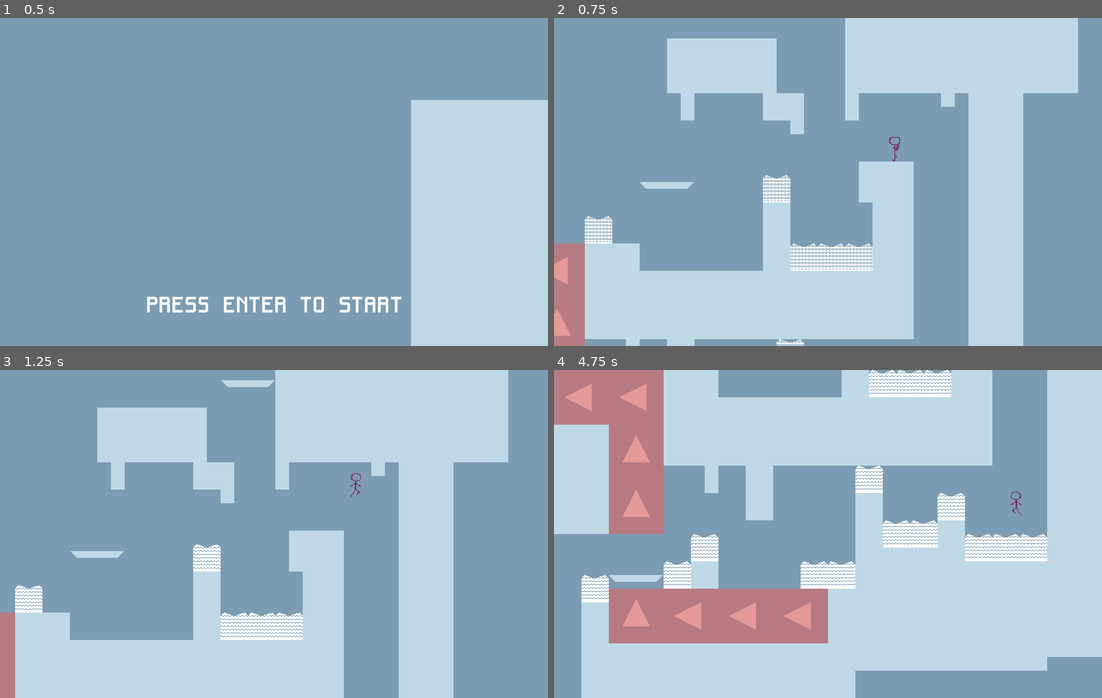
Above: before the commit, frames 1-4 (two rows, left to right).
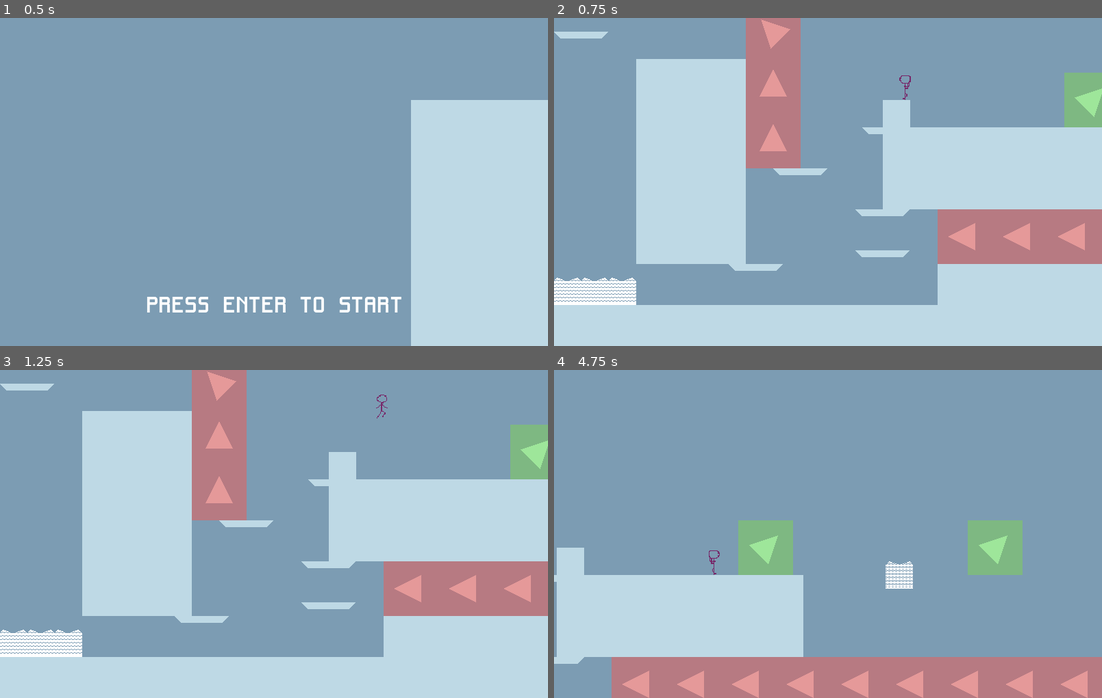
Above: after the commit, the same moments.

Repository: Tab-e-n/heaven-fall
Game: Godot game, scene res://Levels/slip.tscn
The game is run twice, just before and just after one commit, with the same random seed, the same clock (stepped at 60 frames per second) and the same inputs. This scene is started directly instead of the project's main scene.
Inputs:
- Up to frame 1 (0.5 s): no input
- Up to frame 2 (0.75 s): tap Enter (reset) at 0.5 s; hold Right (right) from 0.53 s (still down); tap Backspace (snap_camera) at 0.6 s
- Up to frame 3 (1.25 s): keep holding Right (right); tap Space (jump) at 0.77 s
- Up to frame 4 (4.75 s): tap Ctrl (sprint) at 1.35, 2.85, 4.35 s; tap Space (jump) at 1.52, 3.02, 3.77, 4.52 s; release Right (right) at 2.03 s; hold Left (left) 2.03-2.78 s; tap Backspace (snap_camera) at 2.1, 3.6 s; hold Right (right) 2.78-4.28 s; hold Left (left) from 4.28 s (still down)

Frame 1 is identical in both runs. In frame 2, 60% of the frame differs, in the area x 0-100%, y 0-100%; in frame 3, 57%; in frame 4, 76%.

Commit message:
Readding a section

Diff:
--- a/Levels/slip.tscn
+++ b/Levels/slip.tscn
@@ -137,13 +137,23 @@
 
 [node name="CameraPoint18" type="Polygon2D" parent="Camera"]
 z_index = -100
-position = Vector2(4544, 1664)
-scale = Vector2(384, 512)
-color = Color(0.9, 0.5, 0.9, 0.25)
-polygon = PackedVector2Array(1, 1, 1, -1, -1, -1, -1, 1)
-script = ExtResource("2_wydli")
-locked_position = true
-snap_bounds = Vector2(384, 512)
+position = Vector2(4512, 1664)
+scale = Vector2(352, 448)
+color = Color(0.9, 0.5, 0.9, 0.25)
+polygon = PackedVector2Array(1, 1, 1, -1, -1, -1, -1, 1)
+script = ExtResource("2_wydli")
+locked_position = true
+snap_bounds = Vector2(352, 448)
+
+[node name="CameraPoint20" type="Polygon2D" parent="Camera"]
+z_index = -100
+position = Vector2(5152, 1856)
+scale = Vector2(320, 480)
+color = Color(0.9, 0.5, 0.9, 0.25)
+polygon = PackedVector2Array(1, 1, 1, -1, -1, -1, -1, 1)
+script = ExtResource("2_wydli")
+locked_position = true
+snap_bounds = Vector2(320, 480)
 
 [node name="CameraPoint13" type="Polygon2D" parent="Camera"]
 z_index = -100
@@ -157,7 +167,7 @@
 
 [node name="CameraPoint5" type="Polygon2D" parent="Camera"]
 z_index = -100
-position = Vector2(6320, -248)
+position = Vector2(6272, 2336)
 scale = Vector2(256, 448)
 color = Color(0.9, 0.5, 0.9, 0.25)
 polygon = PackedVector2Array(1, 1, 1, -1, -1, -1, -1, 1)
@@ -166,9 +176,19 @@
 snap_bounds = Vector2(256, 448)
 priority = 50
 
+[node name="CameraPoint6" type="Polygon2D" parent="Camera"]
+z_index = -100
+position = Vector2(5744, 2272)
+scale = Vector2(274, 384)
+color = Color(0.9, 0.5, 0.9, 0.25)
+polygon = PackedVector2Array(1, 1, 1, -1, -1, -1, -1, 1)
+script = ExtResource("2_wydli")
+locked_position = true
+snap_bounds = Vector2(274, 384)
+
 [node name="CameraPoint9" type="Polygon2D" parent="Camera"]
 z_index = -100
-position = Vector2(7344, -568)
+position = Vector2(7296, 2016)
 scale = Vector2(768, 384)
 color = Color(0.9, 0.5, 0.9, 0.25)
 polygon = PackedVector2Array(1, 1, 1, -1, -1, -1, -1, 1)
@@ -177,7 +197,7 @@
 
 [node name="CameraPoint10" type="Polygon2D" parent="Camera"]
 z_index = -100
-position = Vector2(7344, -120)
+position = Vector2(7296, 2464)
 scale = Vector2(768, 64)
 color = Color(0.9, 0.5, 0.9, 0.25)
 polygon = PackedVector2Array(1, 1, 1, -1, -1, -1, -1, 1)
@@ -192,6 +212,14 @@
 
 [node name="EditorTempPos2" parent="Player" instance=ExtResource("4_tupq8")]
 position = Vector2(3520, 416)
+enabled = false
+
+[node name="EditorTempPos3" parent="Player" instance=ExtResource("4_tupq8")]
+position = Vector2(4112, 1288)
+enabled = false
+
+[node name="EditorTempPos4" parent="Player" instance=ExtResource("4_tupq8")]
+position = Vector2(6432, 2144)
 
 [node name="ground" type="Node2D" parent="."]
 modulate = Color(0.745098, 0.85098, 0.898039, 1)
@@ -221,19 +249,19 @@
 scale = Vector2(1, 3)
 
 [node name="Ground9" parent="ground" instance=ExtResource("4_jbnkd")]
-position = Vector2(6000, -296)
+position = Vector2(5952, 2288)
 scale = Vector2(1, 1.875)
 
 [node name="Ground28" parent="ground" instance=ExtResource("4_jbnkd")]
-position = Vector2(8176, -440)
+position = Vector2(8128, 2144)
 scale = Vector2(0.5, 3)
 
 [node name="Ground25" parent="ground" instance=ExtResource("4_jbnkd")]
-position = Vector2(7152, 72)
+position = Vector2(7104, 2656)
 scale = Vector2(4.5, 1)
 
 [node name="Ground27" parent="ground" instance=ExtResource("4_jbnkd")]
-position = Vector2(8048, 72)
+position = Vector2(8000, 2656)
 scale = Vector2(1.5, 1)
 
 [node name="Ground8" parent="ground" instance=ExtResource("4_jbnkd")]
@@ -245,8 +273,8 @@
 scale = Vector2(0.75, 0.25)
 
 [node name="Ground12" parent="ground" instance=ExtResource("4_jbnkd")]
-position = Vector2(6320, 168)
-scale = Vector2(2, 1)
+position = Vector2(5984, 2752)
+scale = Vector2(4.25, 1)
 
 [node name="Ground34" parent="ground" instance=ExtResource("4_jbnkd")]
 position = Vector2(2880, 640)
@@ -264,6 +292,10 @@
 position = Vector2(3104, 1584)
 scale = Vector2(0.25, 0.625)
 
+[node name="Ground81" parent="ground" instance=ExtResource("4_jbnkd")]
+position = Vector2(2336, 1600)
+scale = Vector2(0.25, 0.625)
+
 [node name="Ground69" parent="ground" instance=ExtResource("4_jbnkd")]
 position = Vector2(3200, 1632)
 scale = Vector2(0.5, 0.25)
@@ -292,9 +324,25 @@
 position = Vector2(4800, 2016)
 scale = Vector2(1, 0.75)
 
+[node name="Ground79" parent="ground" instance=ExtResource("4_jbnkd")]
+position = Vector2(5504, 2336)
+scale = Vector2(0.5, 2.25)
+
+[node name="Ground77" parent="ground" instance=ExtResource("4_jbnkd")]
+position = Vector2(4992, 2336)
+scale = Vector2(3.5, 0.75)
+
+[node name="Ground76" parent="ground" instance=ExtResource("4_jbnkd")]
+position = Vector2(5088, 1952)
+scale = Vector2(0.25, 1.25)
+
+[node name="Ground78" parent="ground" instance=ExtResource("4_jbnkd")]
+position = Vector2(5216, 1952)
+scale = Vector2(0.25, 1.25)
+
 [node name="Ground70" parent="ground" instance=ExtResource("4_jbnkd")]
-position = Vector2(4768, 1536)
-scale = Vector2(1, 1.5)
+position = Vector2(5024, 1536)
+scale = Vector2(3, 1.5)
 
 [node name="Ground68" parent="ground" instance=ExtResource("4_jbnkd")]
 position = Vector2(4032, 1568)
@@ -356,6 +404,10 @@
 position = Vector2(3056, 288)
 scale = Vector2(0.125, 0.25)
 
+[node name="Ground80" parent="ground" instance=ExtResource("4_jbnkd")]
+position = Vector2(4784, 1760)
+scale = Vector2(0.125, 0.25)
+
 [node name="Ground58" parent="ground" instance=ExtResource("4_jbnkd")]
 position = Vector2(2928, 864)
 scale = Vector2(0.125, 0.25)
@@ -405,8 +457,8 @@
 scale = Vector2(5, 3)
 
 [node name="Ground72" parent="ground" instance=ExtResource("4_jbnkd")]
-position = Vector2(4224, 2192)
-scale = Vector2(4.5, 0.625)
+position = Vector2(4096, 2272)
+scale = Vector2(3.5, 1.25)
 
 [node name="Ground66" parent="ground" instance=ExtResource("4_jbnkd")]
 position = Vector2(4032, 1824)
@@ -421,11 +473,11 @@
 scale = Vector2(0.25, 0.25)
 
 [node name="Ground15" parent="ground" instance=ExtResource("4_jbnkd")]
-position = Vector2(6480, -312)
+position = Vector2(6432, 2272)
 scale = Vector2(0.25, 1)
 
 [node name="Ground26" parent="ground" instance=ExtResource("4_jbnkd")]
-position = Vector2(6768, -280)
+position = Vector2(6720, 2304)
 scale = Vector2(2, 0.75)
 
 [node name="Ground4" parent="ground" instance=ExtResource("4_jbnkd")]
@@ -478,22 +530,22 @@
 position = Vector2(3360, 72)
 
 [node name="platform8" parent="ground" instance=ExtResource("5_0odl0")]
-position = Vector2(6152, -48)
+position = Vector2(6104, 2536)
 
 [node name="platform9" parent="ground" instance=ExtResource("5_0odl0")]
-position = Vector2(6448, -80)
+position = Vector2(6400, 2504)
 
 [node name="platform10" parent="ground" instance=ExtResource("5_0odl0")]
-position = Vector2(6448, -176)
+position = Vector2(6400, 2408)
 
 [node name="platform12" parent="ground" instance=ExtResource("5_0odl0")]
-position = Vector2(6464, -368)
+position = Vector2(6416, 2216)
 
 [node name="platform11" parent="ground" instance=ExtResource("5_0odl0")]
-position = Vector2(6256, -272)
-
-[node name="platform25" parent="ground" instance=ExtResource("5_0odl0")]
-position = Vector2(7280, -336)
+position = Vector2(6208, 2312)
+
+[node name="platform22" parent="ground" instance=ExtResource("5_0odl0")]
+position = Vector2(5696, 1992)
 
 [node name="platform2" parent="ground" instance=ExtResource("5_0odl0")]
 position = Vector2(352, 72)
@@ -536,6 +588,30 @@
 position = Vector2(4608, 2048)
 direction = Vector2(-1, 0)
 
+[node name="VacuumTrail68" parent="interactables" instance=ExtResource("7_wxafs")]
+position = Vector2(4992, 2176)
+direction = Vector2(-1, 0)
+
+[node name="VacuumTrail72" parent="interactables" instance=ExtResource("7_wxafs")]
+position = Vector2(5120, 2176)
+direction = Vector2(-1, 0)
+
+[node name="VacuumTrail73" parent="interactables" instance=ExtResource("7_wxafs")]
+position = Vector2(5248, 2176)
+direction = Vector2(-1, 0)
+
+[node name="VacuumTrail74" parent="interactables" instance=ExtResource("7_wxafs")]
+position = Vector2(5376, 2176)
+direction = Vector2(-1, 0)
+
+[node name="VacuumTrail69" parent="interactables" instance=ExtResource("7_wxafs")]
+position = Vector2(4864, 2176)
+direction = Vector2(-1, 0)
+
+[node name="VacuumTrail70" parent="interactables" instance=ExtResource("7_wxafs")]
+position = Vector2(4736, 2176)
+direction = Vector2(-1, 0)
+
 [node name="VacuumTrail62" parent="interactables" instance=ExtResource("7_wxafs")]
 position = Vector2(4480, 2048)
 direction = Vector2(-1, 0)
@@ -577,51 +653,51 @@
 direction = Vector2(-1, 0)
 
 [node name="VacuumTrail14" parent="interactables" instance=ExtResource("7_wxafs")]
-position = Vector2(6192, -600)
-direction = Vector2(-1, 0)
+position = Vector2(6144, 1984)
+direction = Vector2(-1, -1)
 
 [node name="VacuumTrail34" parent="interactables" instance=ExtResource("7_wxafs")]
-position = Vector2(6640, -120)
+position = Vector2(6592, 2464)
 direction = Vector2(-1, 0)
 
 [node name="VacuumTrail35" parent="interactables" instance=ExtResource("7_wxafs")]
-position = Vector2(6768, -120)
+position = Vector2(6720, 2464)
 direction = Vector2(-1, 0)
 
 [node name="VacuumTrail36" parent="interactables" instance=ExtResource("7_wxafs")]
-position = Vector2(6896, -120)
+position = Vector2(6848, 2464)
 direction = Vector2(-1, 0)
 
 [node name="VacuumTrail37" parent="interactables" instance=ExtResource("7_wxafs")]
-position = Vector2(7024, -120)
+position = Vector2(6976, 2464)
 direction = Vector2(-1, 0)
 
 [node name="VacuumTrail38" parent="interactables" instance=ExtResource("7_wxafs")]
-position = Vector2(7152, -120)
+position = Vector2(7104, 2464)
 direction = Vector2(-1, 0)
 
 [node name="VacuumTrail39" parent="interactables" instance=ExtResource("7_wxafs")]
-position = Vector2(7280, -120)
+position = Vector2(7232, 2464)
 direction = Vector2(-1, 0)
 
 [node name="VacuumTrail40" parent="interactables" instance=ExtResource("7_wxafs")]
-position = Vector2(7408, -120)
+position = Vector2(7360, 2464)
 direction = Vector2(-1, 0)
 
 [node name="VacuumTrail41" parent="interactables" instance=ExtResource("7_wxafs")]
-position = Vector2(7536, -120)
+position = Vector2(7488, 2464)
 direction = Vector2(-1, 0)
 
 [node name="VacuumTrail42" parent="interactables" instance=ExtResource("7_wxafs")]
-position = Vector2(7664, -120)
+position = Vector2(7616, 2464)
 direction = Vector2(-1, 0)
 
 [node name="VacuumTrail44" parent="interactables" instance=ExtResource("7_wxafs")]
-position = Vector2(7920, -120)
+position = Vector2(7872, 2464)
 direction = Vector2(-1, 0)
 
 [node name="VacuumTrail45" parent="interactables" instance=ExtResource("7_wxafs")]
-position = Vector2(8048, -120)
+position = Vector2(8000, 2464)
 direction = Vector2(-1, 0)
 
 [node name="VacuumTrail2" parent="interactables" instance=ExtResource("7_wxafs")]
@@ -664,6 +740,10 @@
 position = Vector2(3712, 2048)
 direction = Vector2(0, -1)
 
+[node name="VacuumTrail71" parent="interactables" instance=ExtResource("7_wxafs")]
+position = Vector2(4608, 2176)
+direction = Vector2(0, -1)
+
 [node name="VacuumTrail10" parent="interactables" instance=ExtResource("7_wxafs")]
 position = Vector2(1856, 544)
 direction = Vector2(0, -1)
@@ -681,18 +761,19 @@
 direction = Vector2(0, -1)
 
 [node name="VacuumTrail12" parent="interactables" instance=ExtResource("7_wxafs")]
-position = Vector2(6192, -344)
+position = Vector2(6144, 2240)
 direction = Vector2(0, -1)
 
 [node name="VacuumTrail13" parent="interactables" instance=ExtResource("7_wxafs")]
-position = Vector2(6192, -472)
+position = Vector2(6144, 2112)
 direction = Vector2(0, -1)
 
 [node name="GVacuumTrail" parent="interactables" instance=ExtResource("9_ao1qr")]
-position = Vector2(6936, -440)
+position = Vector2(6888, 2144)
+direction = Vector2(1, -1)
 
 [node name="GVacuumTrail2" parent="interactables" instance=ExtResource("9_ao1qr")]
-position = Vector2(7472, -440)
+position = Vector2(7424, 2144)
 direction = Vector2(1, -1)
 
 [node name="Snow" parent="interactables" instance=ExtResource("9_8wden")]
@@ -823,6 +904,33 @@
 
 [node name="Snow41" parent="interactables" instance=ExtResource("9_8wden")]
 position = Vector2(4832, 1888)
+
+[node name="Snow46" parent="interactables" instance=ExtResource("9_8wden")]
+position = Vector2(4896, 1888)
+
+[node name="Snow49" parent="interactables" instance=ExtResource("9_8wden")]
+position = Vector2(5408, 2080)
+
+[node name="Snow50" parent="interactables" instance=ExtResource("9_8wden")]
+position = Vector2(5600, 2592)
+
+[node name="Snow51" parent="interactables" instance=ExtResource("9_8wden")]
+position = Vector2(5664, 2592)
+
+[node name="Snow52" parent="interactables" instance=ExtResource("9_8wden")]
+position = Vector2(5728, 2592)
+
+[node name="Snow53" parent="interactables" instance=ExtResource("9_8wden")]
+position = Vector2(5792, 2592)
+
+[node name="Snow54" parent="interactables" instance=ExtResource("9_8wden")]
+position = Vector2(7200, 2208)
+
+[node name="Snow47" parent="interactables" instance=ExtResource("9_8wden")]
+position = Vector2(5088, 1760)
+
+[node name="Snow48" parent="interactables" instance=ExtResource("9_8wden")]
+position = Vector2(5216, 1760)
 
 [node name="Snow14" parent="interactables" instance=ExtResource("9_8wden")]
 position = Vector2(3296, 864)
